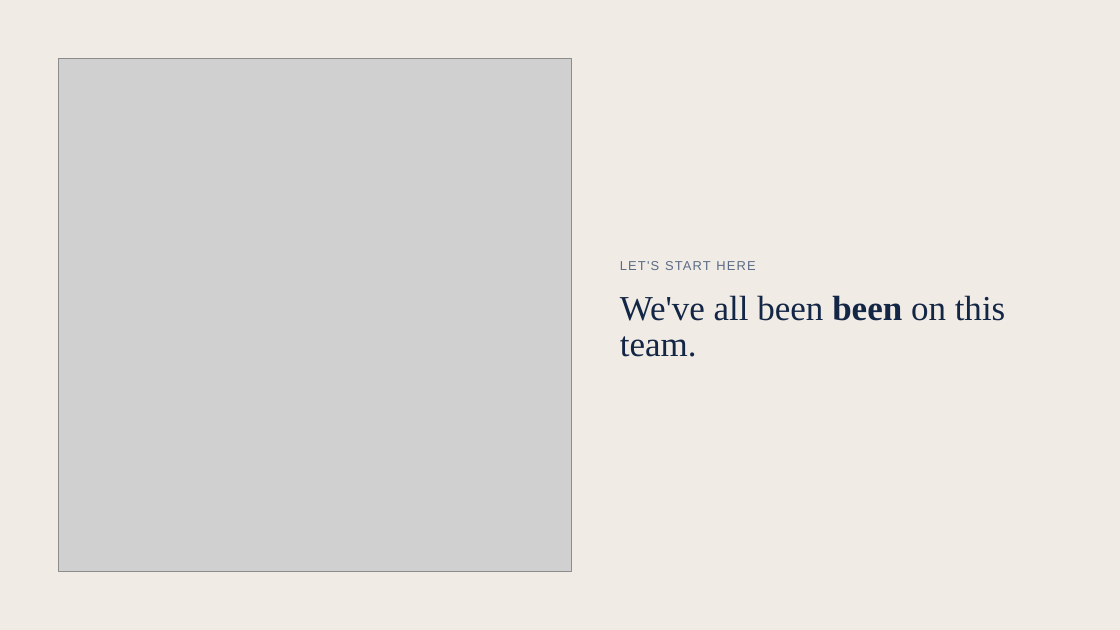
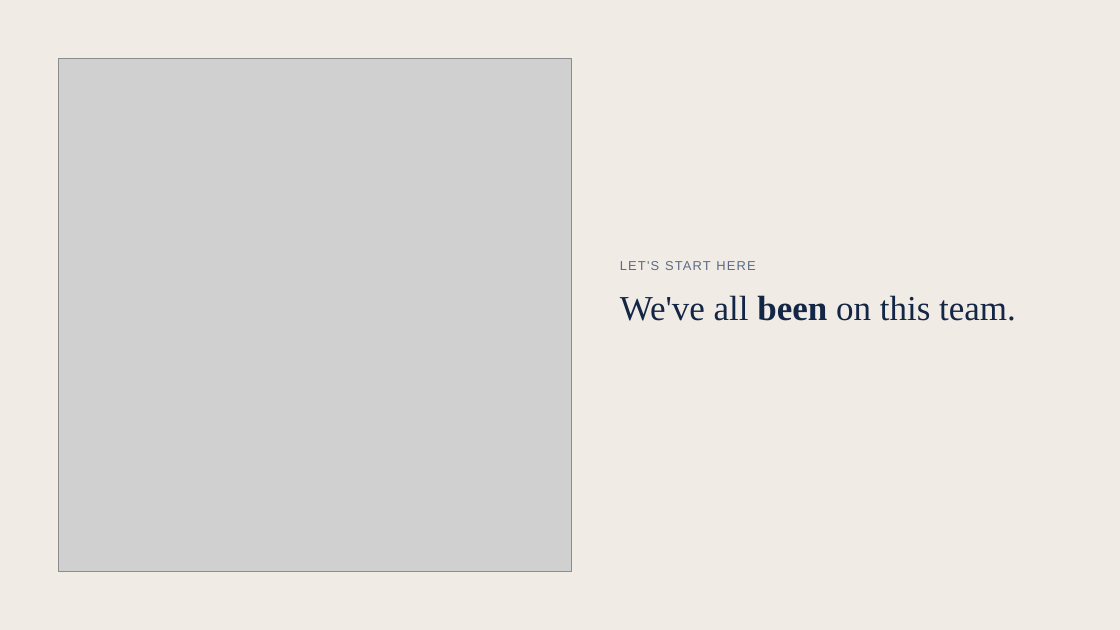
Before and after one commit to ketchbrookanalytics/orca-app-presentation, a slide deck: slide 2 of ORCA__AI-powered_survey_coding.pptx. Drawn at 1120x630 pixels with LibreOffice and Linux fonts; fonts in the diff are those of the drawing; grey boxes stand for pictures. Boxes give left, top, right and bottom in pixels: in the first picture for what was removed or moved away, otherwise in the second. Text is boxed around its words. In the diff, an @@ line names an element or a change of style, - is before the commit and + after.

```diff
--- a/ORCA__AI-powered_survey_coding.pptx
+++ b/ORCA__AI-powered_survey_coding.pptx
@@ text at (620,295,1016,321): text changed @@
-We've all been been on this team.
+We've all been on this team.
```
Also in this commit, not shown: 3 other slides changed.
